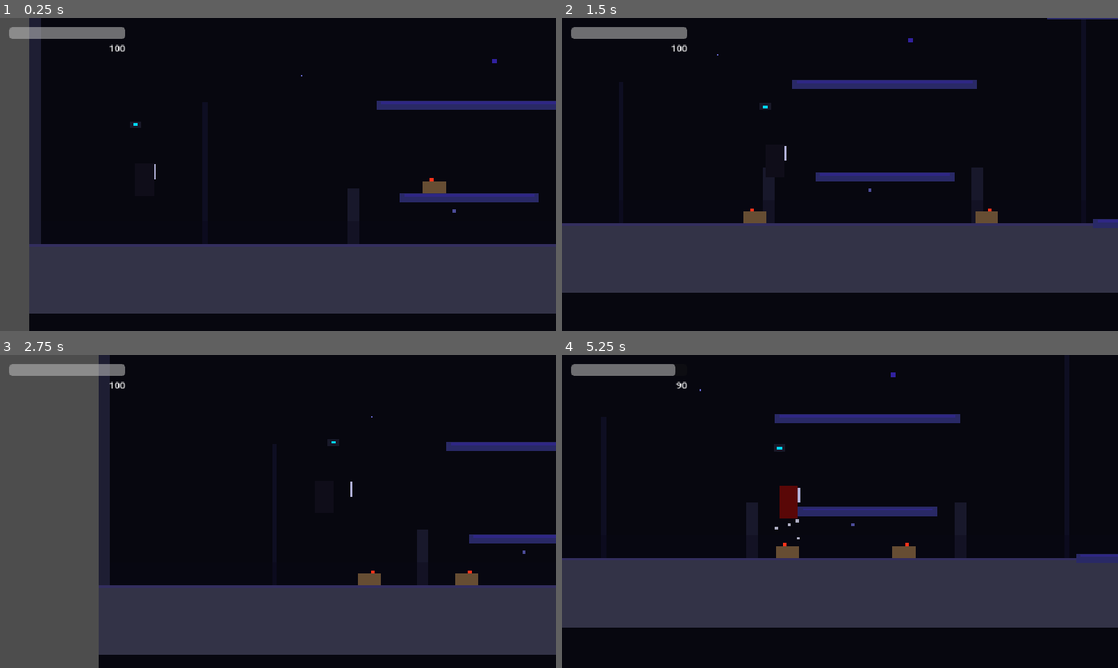
Above: before the commit, frames 1-4 (two rows, left to right).
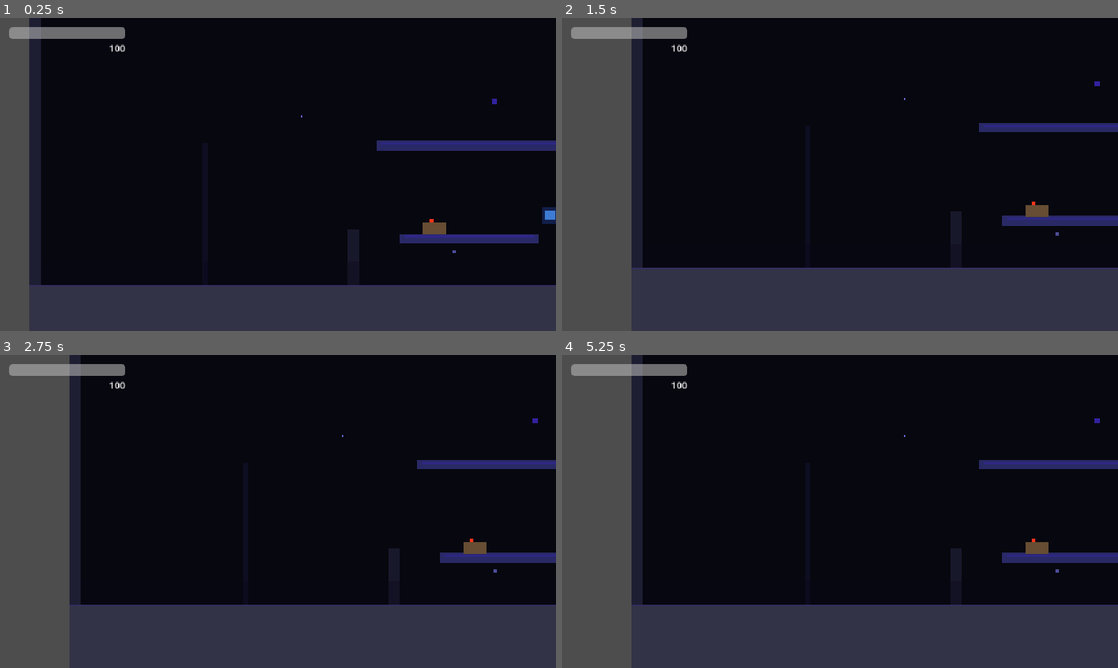
Above: after the commit, the same moments.

Repository: yuejiyanshijie-cell/VoidHunter
Game: Godot game, scene res://scenes/main_level.tscn
Same seed, same stepped clock (60 frames per second), same inputs: the game is played once before the commit and once after it.
Inputs (mouse positions are in pixels of both pictures, inside the frame that each line leads up to):
- Up to frame 1 (0.25 s): no input
- Up to frame 2 (1.5 s): move the mouse to (962, 158) at 0.52 s; hold D (move_right) from 0.53 s (still down); click (962, 158) at 0.6 s; tap W (jump) at 0.77, 0.8, 1.07, 1.35 s; move the mouse to (728, 190) at 1.27 s
- Up to frame 3 (2.75 s): tap W (jump) at 1.52, 1.82, 2.3 s; click (166, 527) at 1.55 s; move the mouse to (333, 442) at 2.02 s; release D (move_right) at 2.03 s; hold A (move_left) from 2.03 s (still down); click (333, 442) at 2.1 s
- Up to frame 4 (5.25 s): move the mouse to (812, 574) at 2.77 s; release A (move_left) at 2.78 s; hold D (move_right) 2.78-4.28 s; tap Shift (dash) at 2.85 s; tap W (jump) at 3.02, 3.32, 3.77, 3.8, 4.07, 4.52, 4.82, 5.1 s; click (812, 574) at 3.05 s; move the mouse to (1006, 558) at 3.52 s; tap Page Down (dodge) at 3.6 s; move the mouse to (673, 464) at 4.27 s; hold A (move_left) 4.28-5.03 s; click (673, 464) at 4.35 s; move the mouse to (867, 511) at 5.02 s; hold D (move_right) from 5.03 s (still down)

The runs differ from the first frame. In frame 1, 22% of the frame differs, in the area x 5-100%, y 13-100%; in frame 2, 40%; in frame 3, 19%; in frame 4, 42%, in the area x 0-100%, y 0-100%.
Error after the commit: Parse Error: Unexpected "Indent" in class body. (res://scripts/globals/event_bus.gd:48)

Commit message:
Add ground gap, death zone, collectible orbs, and death/restart flow
- Fix ground gap not actually rendering (split ground into segments)
- Add spike traps in the gap with collision damage
- Add death zone below the level for fall deaths
- Add energy orb collectibles with animated glow and pickup effect
- Add death/restart flow with game over screen and restart prompt
- Add orb counter to HUD
- Add orb_collected and game_restarted signals to EventBus
- Update GameManager with restart_game and orb tracking
- Add spike detection to player hurtbox

Diff:
--- a/scripts/globals/event_bus.gd
+++ b/scripts/globals/event_bus.gd
@@ -45,4 +45,12 @@
 ## 屏幕震动 (amplitude, duration)
 signal screen_shake_request(amplitude: float, duration: float)
 ## 时间缩放 (scale, duration)
-signal time_scale_request(scale: float, duration: float)
+	signal time_scale_request(scale: float, duration: float)
+
+# =============================================================================
+# 收集品事件
+# =============================================================================
+## 能量球收集 (total_count)
+	signal orb_collected(total_count: int)
+## 游戏重启
+	signal game_restarted()
--- a/scripts/globals/game_manager.gd
+++ b/scripts/globals/game_manager.gd
@@ -22,6 +22,11 @@
 var player_max_health: float = GameConstants.PLAYER_MAX_HEALTH
 
 # =============================================================================
+# 收集品
+# =============================================================================
+var orb_count: int = 0
+
+# =============================================================================
 # 技能冷却计时器
 # =============================================================================
 var skill_cooldowns: Dictionary = {
@@ -34,7 +39,11 @@
 # 生命周期
 # =============================================================================
 func _ready() -> void:
-	process_mode = Node.PROCESS_MODE_ALWAYS  # 暂停时也运行
+	process_mode = Node.PROCESS_MODE_ALWAYS
+	EventBus.orb_collected.connect(_on_orb_collected)
+
+func _on_orb_collected(_total: int) -> void:
+	orb_count += 1
 
 
 func _process(delta: float) -> void:
@@ -82,6 +91,17 @@
 	return true
 
 
+func restart_game() -> void:
+	player_health = player_max_health
+	orb_count = 0
+	skill_cooldowns = {
+		1: {"remaining": 0.0, "total": GameConstants.SKILL1_COOLDOWN},
+		2: {"remaining": 0.0, "total": GameConstants.SKILL2_COOLDOWN}
+	}
+	current_state = GameState.PLAYING
+	Engine.time_scale = 1.0
+	EventBus.game_restarted.emit()
+
 func _update_cooldowns(delta: float) -> void:
 	for skill_id in skill_cooldowns:
 		var cd = skill_cooldowns[skill_id]
--- a/scripts/player/player.gd
+++ b/scripts/player/player.gd
@@ -44,12 +44,13 @@
 @onready var hurtbox: Area2D = $Hurtbox
 @onready var hitbox: Area2D = $Hitbox
 
-# 占位视觉
-var _body: ColorRect
-var _sword: ColorRect
-var _eye: ColorRect
-var _slash_fx: ColorRect   # 斩击特效层
-var _trail_container: Node2D
+	# 占位视觉
+	var _body: ColorRect
+	var _sword: ColorRect
+	var _eye: ColorRect
+	var _slash_fx: ColorRect   # 斩击特效层
+	var _trail_container: Node2D
+	var _orb_count: int = 0
 
 # =============================================================================
 # 攻击参数
@@ -92,6 +93,10 @@
 	_create_visual()
 	EventBus.player_damaged.connect(_on_damaged)
 	EventBus.player_died.connect(_on_died)
+
+	# 检测收集品和死亡区域
+	hurtbox.area_entered.connect(_on_area_entered)
+	hurtbox.body_entered.connect(_on_body_entered)
 
 
 func _process(delta: float) -> void:
@@ -986,6 +991,34 @@
 	velocity = Vector2.ZERO
 
 
+func _on_area_entered(area: Area2D) -> void:
+	if area.has_meta("death_zone"):
+		GameManager.damage_player(9999, self)
+	elif area.has_meta("is_orb"):
+		_collect_orb(area)
+
+func _on_body_entered(body: Node2D) -> void:
+	if body is StaticBody2D and body.has_meta("is_spike"):
+		GameManager.damage_player(20, body)
+		velocity.y = -300
+		_modulate_hurt()
+
+func _modulate_hurt() -> void:
+	var t: Tween = create_tween()
+	t.tween_property(_body, "modulate", Color.RED, 0.05)
+	t.tween_property(_body, "modulate", Color.WHITE, 0.1)
+
+func _collect_orb(orb: Area2D) -> void:
+	orb.queue_free()
+	_orb_count += 1
+	EventBus.orb_collected.emit(_orb_count)
+	var t: Tween = create_tween()
+	t.tween_property(_eye, "color", Color(0, 1, 0.8, 1), 0.1)
+	t.tween_property(_eye, "color", Color(0, 0.85, 1, 1), 0.3)
+
+func get_orb_count() -> int:
+	return _orb_count
+
 func take_damage(amount: float, source: Node2D) -> void:
 	if is_dodging or is_dashing:
 		return
--- a/scripts/scene/level_builder.gd
+++ b/scripts/scene/level_builder.gd
@@ -301,3 +301,68 @@
 	mist.color = Color(0.03, 0.02, 0.08, 0.3)
 	mist.z_index = -2
 	add_child(mist)
+
+	# 掉落死亡区域
+	var death_zone: Area2D = Area2D.new()
+	death_zone.name = "DeathZone"
+	var dz_coll: CollisionShape2D = CollisionShape2D.new()
+	var dz_shape: RectangleShape2D = RectangleShape2D.new()
+	dz_shape.size = Vector2(GROUND_WIDTH, 80)
+	dz_coll.shape = dz_shape
+	death_zone.add_child(dz_coll)
+	death_zone.position = Vector2(GROUND_WIDTH / 2, GROUND_Y + GROUND_HEIGHT + 40)
+	death_zone.set_meta("death_zone", true)
+	add_child(death_zone)
+
+	# 收集品（能量球）
+	var orb_positions: Array[Vector2] = [
+		Vector2(450, 420),
+		Vector2(750, 340),
+		Vector2(1100, 320),
+		Vector2(1600, 240),
+		Vector2(2100, 330),
+		Vector2(2800, 260),
+		Vector2(3400, 200),
+		Vector2(5100, 280),
+		Vector2(6000, 240),
+		Vector2(7000, 340),
+	]
+	for pos: Vector2 in orb_positions:
+		_create_orb(pos)
+
+func _create_orb(pos: Vector2) -> void:
+	var orb: Area2D = Area2D.new()
+	orb.name = "EnergyOrb"
+	orb.position = pos
+	orb.set_meta("is_orb", true)
+
+	var coll: CollisionShape2D = CollisionShape2D.new()
+	var shape: CircleShape2D = CircleShape2D.new()
+	shape.radius = 6
+	coll.shape = shape
+	orb.add_child(coll)
+
+	var vis: ColorRect = ColorRect.new()
+	vis.size = Vector2(8, 8)
+	vis.position = Vector2(-4, -4)
+	vis.color = Color(0.3, 0.6, 1, 0.9)
+	vis.z_index = 2
+	orb.add_child(vis)
+
+	# 发光光晕
+	var glow: ColorRect = ColorRect.new()
+	glow.size = Vector2(14, 14)
+	glow.position = Vector2(-7, -7)
+	glow.color = Color(0.2, 0.4, 1, 0.25)
+	glow.z_index = 1
+	orb.add_child(glow)
+
+	# 呼吸动画
+	var t: Tween = create_tween().set_loops()
+	t.tween_property(vis, "modulate:a", 0.5, 0.8)
+	t.tween_property(vis, "modulate:a", 0.9, 0.8)
+	var t2: Tween = create_tween().set_loops()
+	t2.tween_property(glow, "size", Vector2(18, 18), 1.0)
+	t2.tween_property(glow, "size", Vector2(14, 14), 1.0)
+
+	add_child(orb)
--- a/scripts/scene/scene_manager.gd
+++ b/scripts/scene/scene_manager.gd
@@ -9,15 +9,24 @@
 @onready var enemy_container: Node = $EnemyContainer
 @onready var level_builder: Node2D = $LevelBuilder
 
+var player_instance: CharacterBody2D = null
+
 
 func _ready() -> void:
-	# 关卡已通过场景中的LevelBuilder节点构建
 	if combat_system_node.has_method("initialize"):
 		combat_system_node.initialize(self, camera)
 
 	_spawn_player()
 	_spawn_test_enemies()
 	EventBus.level_loaded.emit("demo_level")
+	EventBus.player_died.connect(_on_player_died)
+	EventBus.game_restarted.connect(_on_game_restarted)
+
+
+func _process(_delta: float) -> void:
+	if GameManager.current_state == GameManager.GameState.GAME_OVER:
+		if Input.is_action_just_pressed("jump") or Input.is_action_just_pressed("attack"):
+			GameManager.restart_game()
 
 
 func _spawn_player() -> void:
@@ -25,11 +34,11 @@
 		push_error("Player scene not assigned!")
 		return
 
-	var player: CharacterBody2D = player_scene.instantiate()
-	player.global_position = player_spawn.global_position if player_spawn else Vector2(100, 420)
-	add_child(player)
-	player.add_to_group("player")
-	camera.set("follow_target", player)
+	player_instance = player_scene.instantiate()
+	player_instance.global_position = player_spawn.global_position if player_spawn else Vector2(100, 420)
+	add_child(player_instance)
+	player_instance.add_to_group("player")
+	camera.set("follow_target", player_instance)
 
 	var ui_scene: PackedScene = load("res://scenes/ui.tscn")
 	var ui_instance: CanvasLayer = ui_scene.instantiate()
@@ -41,7 +50,6 @@
 	var guard: PackedScene = load("res://scenes/enemy_guard.tscn")
 	var boss: PackedScene = load("res://scenes/enemy_boss.tscn")
 
-	# 机械虫群
 	var e1: CharacterBody2D = bugs.instantiate()
 	e1.global_position = Vector2(350, 440)
 	enemy_container.add_child(e1)
@@ -54,7 +62,6 @@
 	e3.global_position = Vector2(650, 440)
 	enemy_container.add_child(e3)
 
-	# 能量守卫（远程）
 	var g1: CharacterBody2D = guard.instantiate()
 	g1.global_position = Vector2(900, 440)
 	enemy_container.add_child(g1)
@@ -63,11 +70,18 @@
 	g2.global_position = Vector2(1300, 430)
 	enemy_container.add_child(g2)
 
-	# Boss
 	var b1: CharacterBody2D = boss.instantiate()
 	b1.global_position = Vector2(1700, 430)
 	enemy_container.add_child(b1)
 
 
+func _on_player_died() -> void:
+	GameManager.set_state(GameManager.GameState.GAME_OVER)
+
+
+func _on_game_restarted() -> void:
+	get_tree().reload_current_scene()
+
+
 func transition_to_scene(scene_path: String) -> void:
 	get_tree().change_scene_to_file(scene_path)
--- a/scripts/ui/ui_manager.gd
+++ b/scripts/ui/ui_manager.gd
@@ -1,7 +1,6 @@
 # ui_manager.gd - UI管理器
 extends CanvasLayer
 
-# UI 元素（延迟查找，避免路径错误崩溃）
 var health_bar: ProgressBar
 var health_label: Label
 var skill1_label: Label
@@ -9,12 +8,13 @@
 var skill1_icon: TextureRect
 var skill2_icon: TextureRect
 var game_over_label: Label
+var restart_label: Label
+var orb_label: Label
 
 
 func _ready() -> void:
 	_find_ui_elements()
 
-	# 初始化显示
 	if health_bar:
 		health_bar.max_value = GameConstants.PLAYER_MAX_HEALTH
 		health_bar.value = GameConstants.PLAYER_MAX_HEALTH
@@ -24,10 +24,10 @@
 	EventBus.player_health_changed.connect(_on_health_changed)
 	EventBus.skill_cooldown_updated.connect(_on_cooldown_updated)
 	EventBus.player_died.connect(_on_player_died)
+	EventBus.orb_collected.connect(_on_orb_collected)
 
 
 func _find_ui_elements() -> void:
-	# 安全查找：通过递归搜索
 	var h_box: HBoxContainer = _find_child_of_type(self, "HBoxContainer")
 	if not h_box:
 		push_warning("[UI] HBoxContainer not found — UI disabled")
@@ -91,6 +91,18 @@
 		icon.modulate = Color(0.5, 0.5, 0.5, 1) if remaining > 0 else Color.WHITE
 
 
+func _on_orb_collected(total: int) -> void:
+	if not orb_label:
+		orb_label = Label.new()
+		orb_label.text = "💎 0"
+		orb_label.add_theme_font_size_override("font_size", 16)
+		orb_label.add_theme_color_override("font_color", Color(0.3, 0.6, 1, 1))
+		orb_label.position = Vector2(10, 10)
+		orb_label.z_index = 200
+		add_child(orb_label)
+	orb_label.text = "💎 " + str(total)
+
+
 func _on_player_died() -> void:
 	if game_over_label:
 		return
@@ -99,5 +111,14 @@
 	game_over_label.add_theme_font_size_override("font_size", 48)
 	game_over_label.add_theme_color_override("font_color", Color.RED)
 	game_over_label.anchors_preset = Control.PRESET_CENTER
+	game_over_label.z_index = 300
 	add_child(game_over_label)
-	print("[UI] Game Over displayed")
+
+	restart_label = Label.new()
+	restart_label.text = "按 空格/攻击键 重新开始"
+	restart_label.add_theme_font_size_override("font_size", 18)
+	restart_label.add_theme_color_override("font_color", Color(1, 1, 1, 0.7))
+	restart_label.anchors_preset = Control.PRESET_CENTER
+	restart_label.position = Vector2(0, 40)
+	restart_label.z_index = 300
+	add_child(restart_label)
